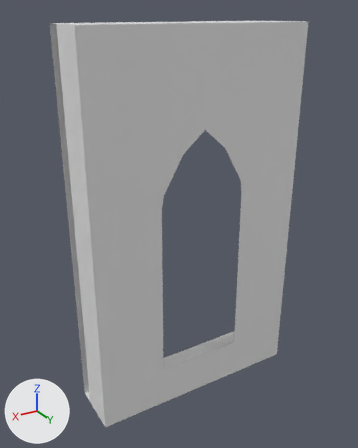
The Blender file Mallas/Proyecto 7/Bloques Basicos/SM_VentanaPrimerPisoDos 3x0.25x5.blend: old version first, new version second.
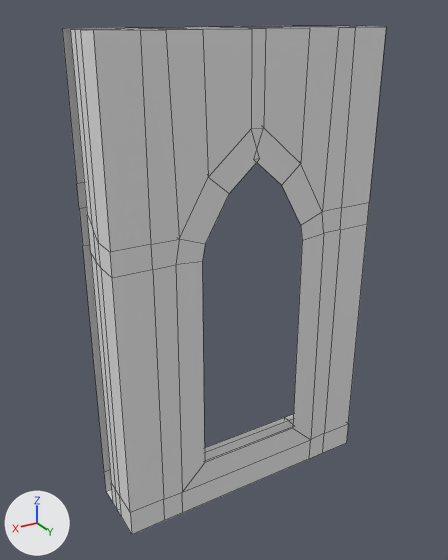
The first picture shows the older version from a 50 mm lens placed at (4.75, 5.08, 5.12), pointed at (1.59, -0.18, 2.49). The close-ups show both versions on the part from 0% to 100% of the width and 0% to 100% of the height of that picture. Lighting does not change. The marker at lower left points along +X, +Y and +Z. The close-ups show mesh edges as thin lines.

Names of what the first close-up shows: 'SM_VentanaPrimerPisoDos 3x0.25x5'.
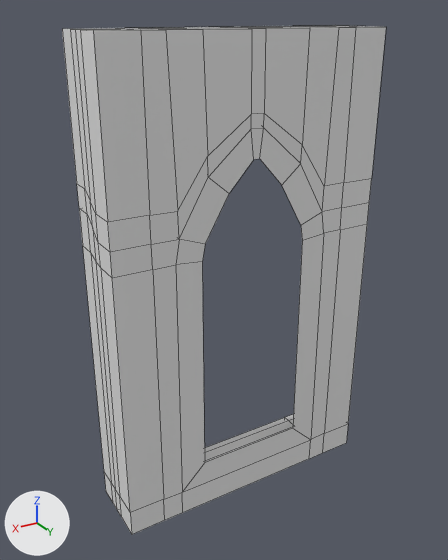
The edits, one by one:
me_sm_ventanaprimerpisodos_3x0_25x5 is used by ob_sm_ventanaprimerpisodos_3x0_25x5; location (0.0, 0.0, 0.0).
me_sm_ventanaprimerpisodos_3x0_25x5 had 217 vertices, 205 faces and spanned x 0.0..3.0, y -0.51..0.26, z 0.0..5.0.
me_sm_ventanaprimerpisodos_3x0_25x5 now has 234 vertices, 230 faces and spans x 0.0..3.0, y -0.51..0.26, z 0.0..5.0.
Part 1, on me_sm_ventanaprimerpisodos_3x0_25x5:
18 faces are deleted.
11 vertices are added at x 0.0..3.0, y -0.29..0.26, z 3.49..4.28.
6 new vertices lie (0.0, 0.0, 0.27) away from vertices in x 0.0..3.0, y -0.04..0.25, z 3.22.
43 new faces join them.

What differs and where, as boxes (x1, y1, x2, y2) in the close-ups (448 x 560 px):
part 1 of me_sm_ventanaprimerpisodos_3x0_25x5, built on
    before: (70, 27, 386, 252)
    after: (62, 27, 386, 502)
